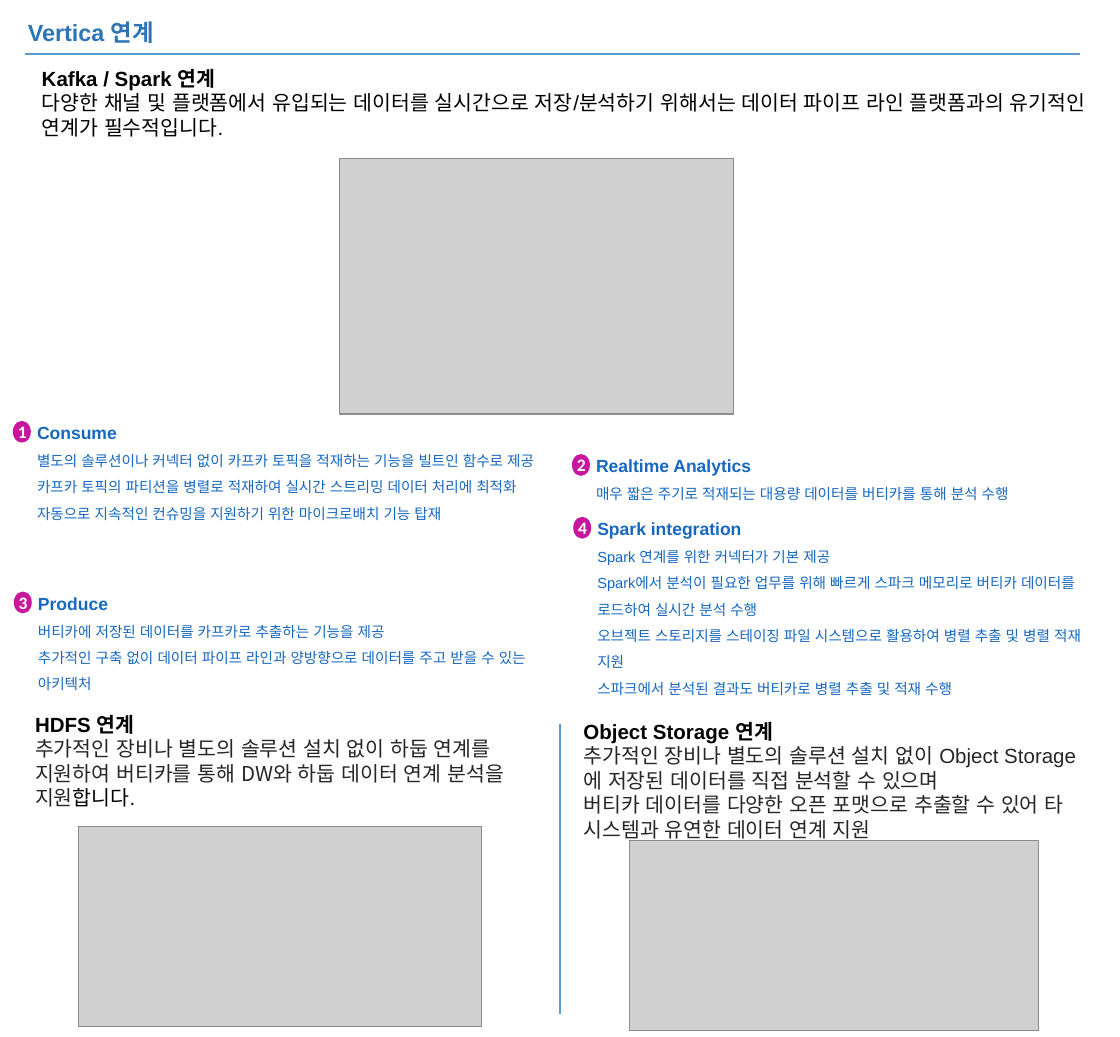
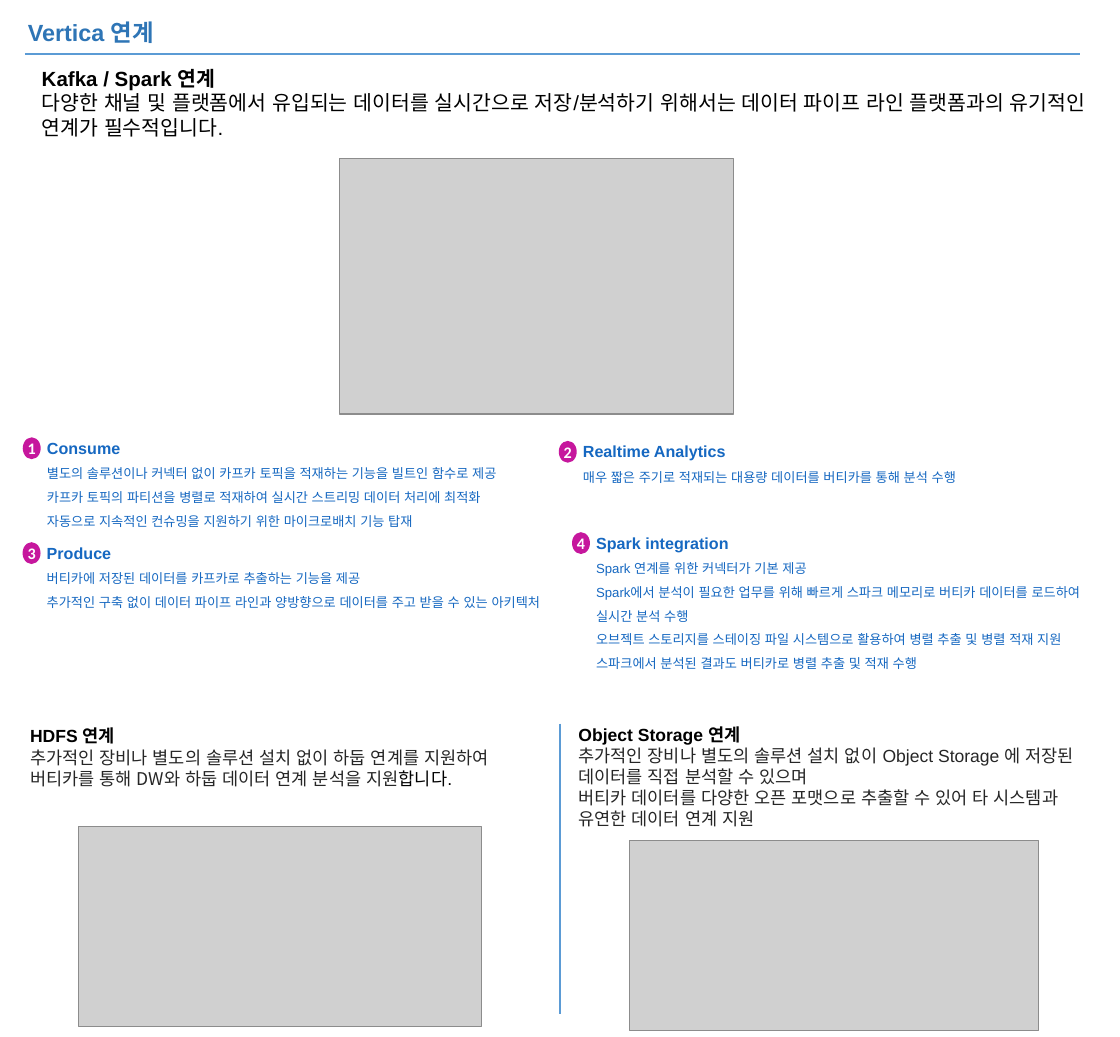
Before and after one commit to JIN0326/vertica_blog, a slide deck: slide 5 of 99ref/버티카_blog.pptx. Drawn at 1120x1037 pixels with LibreOffice and Linux fonts; fonts in the diff are those of the drawing; grey boxes stand for pictures. Boxes give left, top, right and bottom in pixels: in the first picture for what was removed or moved away, otherwise in the second. Text is boxed around its words. In the diff, an @@ line names an element or a change of style, - is before the commit and + after.

```diff
--- a/99ref/버티카_blog.pptx
+++ b/99ref/버티카_blog.pptx
@@ ellipse "1": place and size @@
-ellipse "1" at (13,420,31,443)
+ellipse "1" at (23,437,41,459)
@@ text "Consume": place and size @@
-text "Consume" at (37,426,534,521)
+text "Consume" at (47,442,496,527)
@@ text "Consume" at (47,442,496,527): size 12 to 11 pt in "Consume"; size 10 to 9 pt @@
@@ ellipse "2": place and size @@
-ellipse "2" at (572,454,590,476)
+ellipse "2" at (558,440,576,463)
@@ text "Realtime Analytics": place and size @@
-text "Realtime Analytics" at (596,459,1009,500)
+text "Realtime Analytics" at (583,445,956,483)
@@ text "Realtime Analytics" at (583,445,956,483): size 12 to 11 pt in "Realtime Analytics"; size 10 to 9 pt in "매우 짧은 주기로 적재되는 대용량 데이터를 버티카를 ..." @@
@@ text "Produce": place and size @@
-text "Produce" at (38,597,526,664)
+text "Produce" at (47,547,541,608)
@@ text "Produce" at (47,547,541,608): size 12 to 11 pt in "Produce"; size 10 to 9 pt in "버티카에 저장된 데이터를 카프카로 추출하는 기능을 제공", "추가적인 구축 없이 데이터 파이프 라인과 양방향으로 ..." @@
@@ ellipse "4": place and size @@
-ellipse "4" at (573,516,591,538)
+ellipse "4" at (572,532,590,554)
@@ text "Spark integration": place and size @@
-text "Spark integration" at (597,522,1081,695)
+text "Spark integration" at (596,537,1081,669)
@@ text "Spark integration" at (596,537,1081,669): size 12 to 11 pt in "Spark integration"; size 10 to 9 pt in "Spark 연계를 위한 커넥터가 기본 제공 Spark에서 ...", "오브젝트 스토리지를 스테이징 파일 시스템으로 활용하여 병렬 ...", "스파크에서 분석된 결과도 버티카로 병렬 추출 및 ..." @@
@@ size 12 to 11 pt in 4 elements at (572,532,590,554), (558,440,576,463), (23,437,41,459), (22,543,40,565) @@
@@ ellipse "3": place and size @@
-ellipse "3" at (14,591,32,613)
+ellipse "3" at (22,543,40,565)
@@ text "HDFS 연계" at (30,727,489,787): size 14 to 12 pt @@
@@ text "Object Storage 연계" at (578,726,1074,827): size 14 to 12 pt @@
```
Also in this commit, not shown: 3 other slides changed, 1 slide removed, 3 other files.
